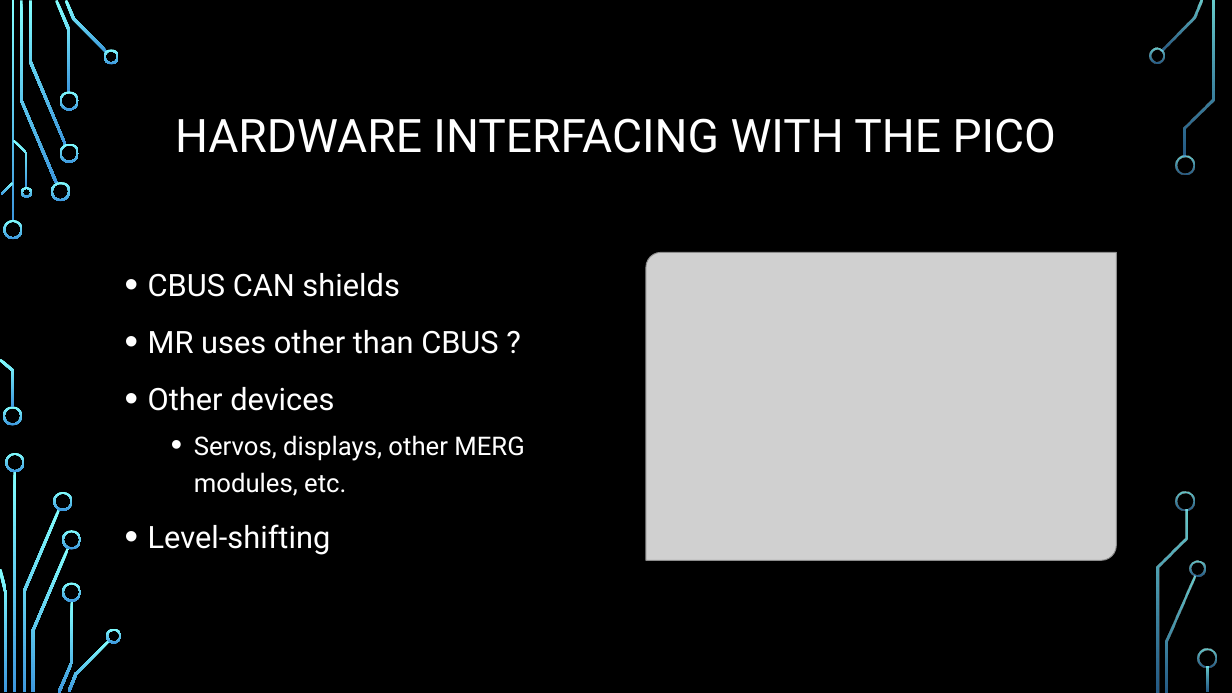
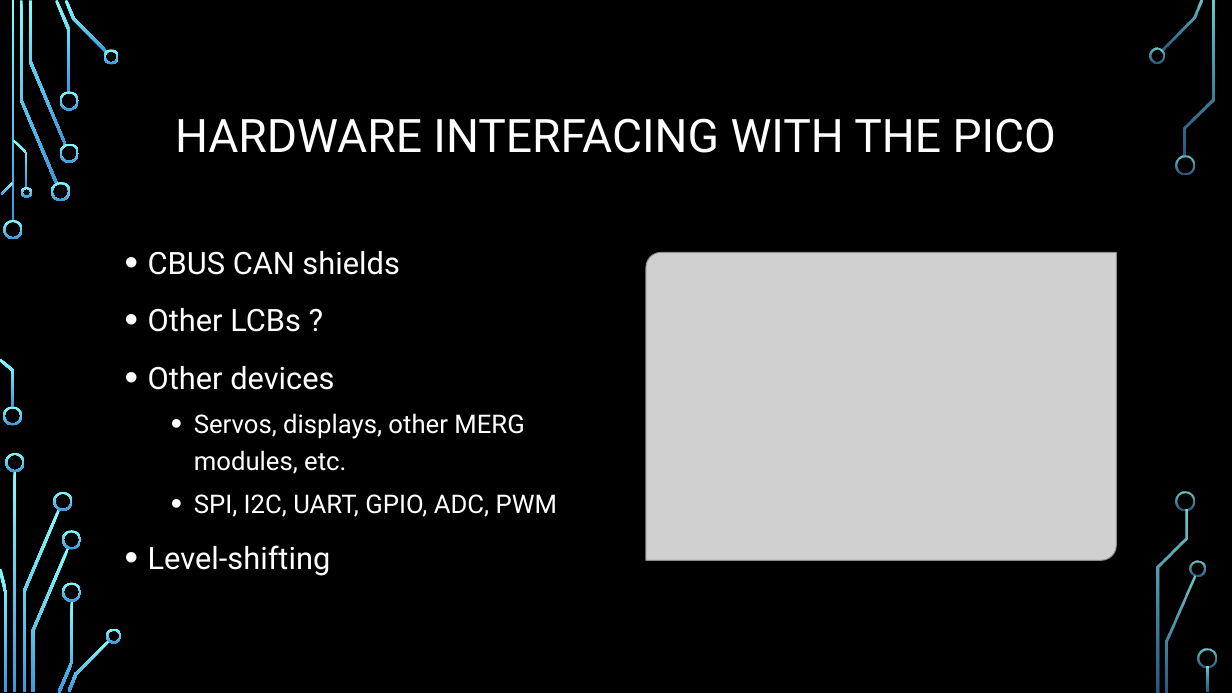
Before and after one commit to obdevel/CBUS-MicroPython-RP-Pico, a slide deck: slide 13 of Micropython Pico SIG presentation 0 1.pptx. Drawn at 1232x693 pixels with LibreOffice and Linux fonts; fonts in the diff are those of the drawing; grey boxes stand for pictures; background and template pictures are left out. Boxes give left, top, right and bottom in pixels: in the first picture for what was removed or moved away, otherwise in the second. Text is boxed around its words. In the diff, an @@ line names an element or a change of style, - is before the commit and + after.

```diff
--- a/Micropython Pico SIG presentation 0 1.pptx
+++ b/Micropython Pico SIG presentation 0 1.pptx
@@ text at [148, 308, 301, 332]: text changed @@
-• MR uses other than CBUS ?
+• Other LCBs ?
@@ text at [194, 494, 557, 517]: paragraph added @@
+  • SPI, I2C, UART, GPIO, ADC, PWM
```
Also in this commit, not shown: 3 other slides changed.
